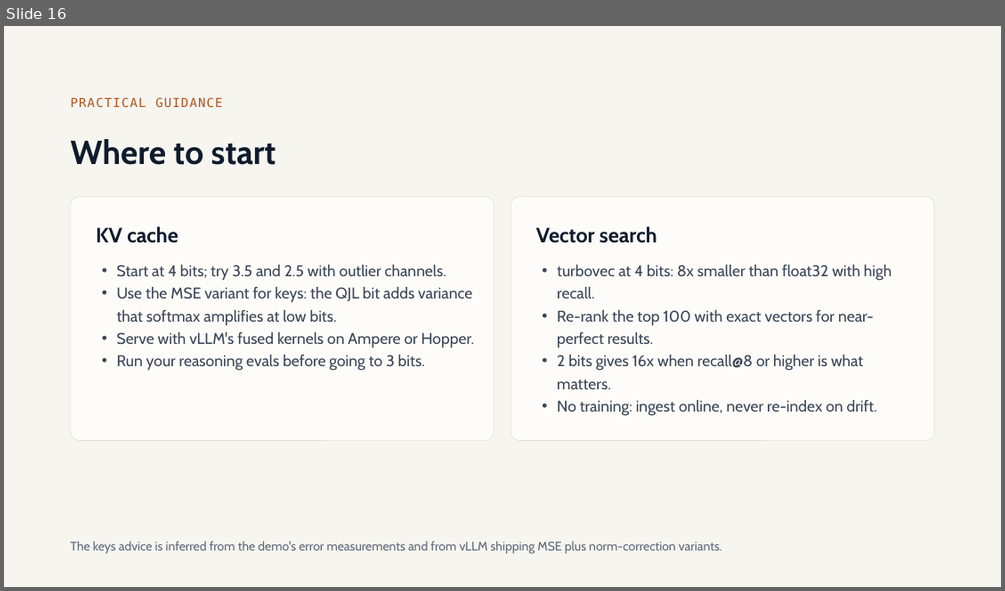
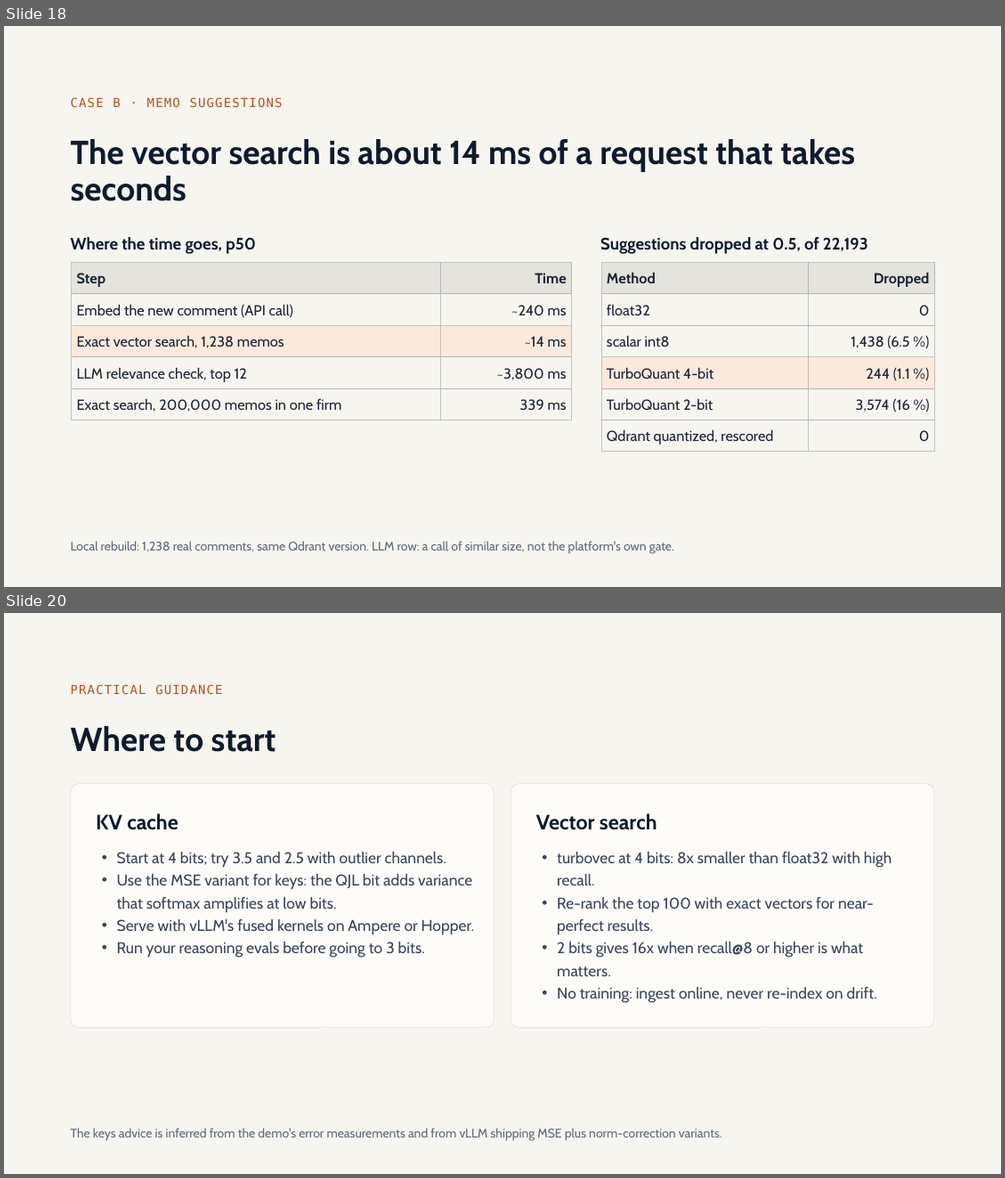
Before and after one commit to olonok69/TurboQuant_ML, a slide deck: docs/TurboQuant.pptx. Shown one above the other, each under a label of ours: slide 16 before the commit, slides 18 and 20 after it; the slides between them are not shown. The pictures are 1005x591 and 1005x1178 pixels, drawn with LibreOffice and Linux fonts; fonts in the diff are those of the drawing. Boxes give left, top, right and bottom in pixels: in the first picture for what was removed or moved away, otherwise in the second. Text is boxed around its words. In the diff, an @@ line names an element or a change of style, - is before the commit and + after.

```diff
--- a/docs/TurboQuant.pptx
+++ b/docs/TurboQuant.pptx
@@ slide 18 added at <box>4,26,1001,587</box>, background #F6F5F0 @@
@@ text added at <box>71,97,283,107</box>, 12 pt, text #B4521A @@
+CASE B · MEMO SUGGESTIONS
@@ title added at <box>71,139,855,201</box>, 32 pt, text #0F1B2D, bold @@
+The vector search is about 14 ms of a request that takes seconds
@@ text added at <box>71,237,256,254</box>, 16 pt, text #0F1B2D, bold @@
+Where the time goes, p50
@@ text added at <box>600,237,868,254</box>, 16 pt, text #0F1B2D, bold @@
+Suggestions dropped at 0.5, of 22,193
@@ table added at <box>72,263,572,420</box>, 5 rows, 2 columns @@
+Step | Time
+Embed the new comment (API call) | ~240 ms
+Exact vector search, 1,238 memos | ~14 ms
+LLM relevance check, top 12 | ~3,800 ms
+Exact search, 200,000 memos in one firm | 339 ms
@@ table added at <box>601,263,934,451</box>, 6 rows, 2 columns @@
+Method | Dropped
+float32 | 0
+scalar int8 | 1,438 (6.5 %)
+TurboQuant 4-bit | 244 (1.1 %)
+TurboQuant 2-bit | 3,574 (16 %)
+Qdrant quantized, rescored | 0
@@ text added at <box>71,540,674,554</box>, 12 pt, text #5F6979 @@
+Local rebuild: 1,238 real comments, same Qdrant version. LLM row: a call of similar size, not the platform's own gate.
@@ what was slide 16 is now slide 20 @@
```
Also in this commit, not shown: 3 other slides added, 5 other files.
